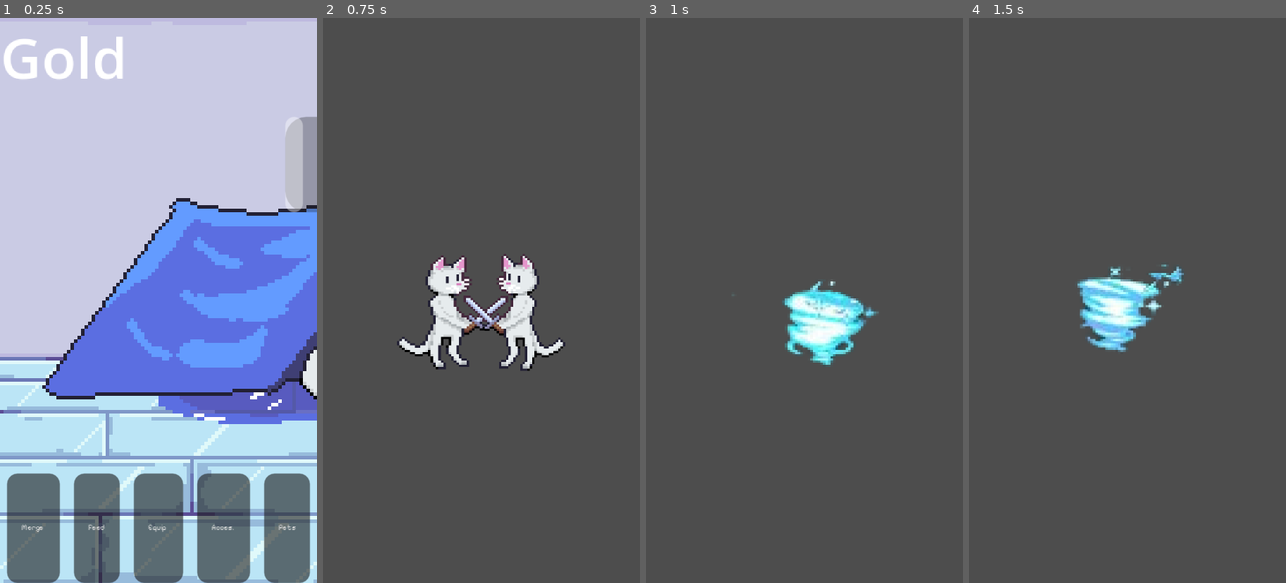
Above: before the commit, frames 1-4 (left to right).
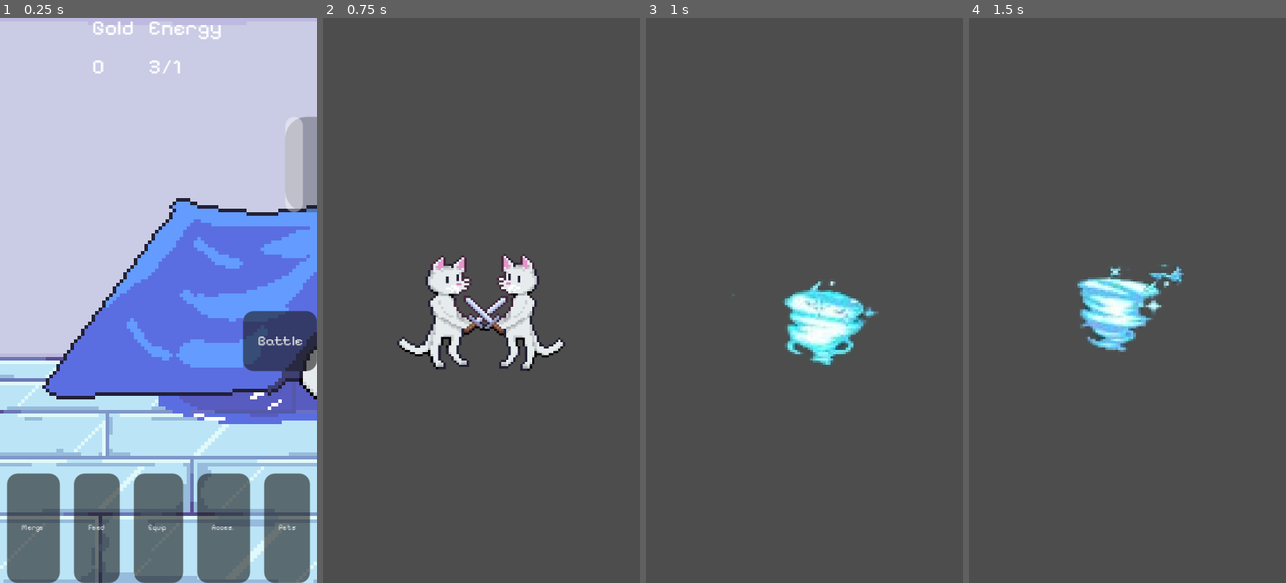
Above: after the commit, the same moments.

Repository: Maksim3l/PixelCats-Go
Game: Godot game, scene res://screens/idle_screen.tscn
Same seed, same stepped clock (60 frames per second), same inputs: the game is played once before the commit and once after it. This scene is started directly instead of the project's main scene.
Inputs:
- Up to frame 1 (0.25 s): no input
- Up to frame 2 (0.75 s): click "Merge" at 0.5 s
- Up to frame 3 (1 s): no input
- Up to frame 4 (1.5 s): hold Right (move_right) from 1.28 s (still down)

The runs differ from the first frame. In frame 1, 3.9% of the frame differs, in the area x 1-100%, y 0-63%; in frame 2, nothing differs; in frame 3, nothing differs; in frame 4, nothing differs.

Commit message:
feat: (logic) finished implementing idle screen
finished inplementing idle screen including the ui and energy

Diff:
--- a/data/PlayerSave.tres
+++ b/data/PlayerSave.tres
@@ -1,14 +1,16 @@
-[gd_resource type="Resource" script_class="PlayerData" load_steps=2 format=3 uid="uid://dh0lfsmqs8wyx"]
+[gd_resource type="Resource" script_class="PlayerData" load_steps=2 format=3]
 
-[ext_resource type="Script" uid="uid://dq7snk8jto3g1" path="res://resources/player_data.gd" id="1_pq5a0"]
+[ext_resource type="Script" path="res://resources/player_data.gd" id="1_pq5a0"]
 
 [resource]
 script = ExtResource("1_pq5a0")
 max_health = 100
-current_health = 100
+current_health = -3
 attack = 10
 defense = 5
 gold = 0
 experience = 0
 level = 1
+arena_level = 0
+energy = 1
 position = Vector2(0, 0)
--- a/resources/player_data.gd
+++ b/resources/player_data.gd
@@ -11,13 +11,15 @@
 @export var experience: int = 0
 @export var level: int = 1
 @export var arena_level: int = ArenaLevel.BATHROOM
+@export var energy: int = 3
 
 # Optional: Add a position property to save player's position
 @export var position: Vector2 = Vector2.ZERO
 
 func _init(p_max_health = 100, p_current_health = 100, p_attack = 10,
 		   p_defense = 5, p_gold = 0, p_experience = 0,
-		   p_level = 1, p_arena_level = ArenaLevel.BATHROOM, p_position = Vector2.ZERO):
+		   p_level = 1, p_arena_level = ArenaLevel.BATHROOM,
+		   p_energy = 3, p_position = Vector2.ZERO):
 	max_health = p_max_health
 	current_health = p_current_health
 	attack = p_attack
@@ -27,6 +29,7 @@
 	level = p_level
 	arena_level = p_arena_level
 	position = p_position
+	energy = p_energy
 
 # Create a new player data object from a player node
 static func from_player(player: CharacterBody2D) -> PlayerData:
@@ -38,8 +41,12 @@
 	data.gold = player.gold
 	data.experience = player.experience
 	data.level = player.level
-	data.arena_level = player.arena_level if player.has("arena_level") else ArenaLevel.BATHROOM
+	if "arena_level" in player:
+		data.arena_level = player.arena_level
+	else:
+		data.arena_level = ArenaLevel.BATHROOM
 	data.position = player.position
+	data.energy = player.energy
 	return data
 
 # Apply saved data to a player node
@@ -52,7 +59,7 @@
 	player.experience = experience
 	player.level = level
 	player.arena_level = arena_level
-
+	player.energy = energy
 	player.position = position
 
 	# Update health bar if it exists
--- a/screens/battle.tscn
+++ b/screens/battle.tscn
@@ -207,6 +207,7 @@
 enemy_types = Array[ExtResource("2_gfgft")]([ExtResource("4_1ra8n"), ExtResource("5_tlpw0"), ExtResource("3_t6j07"), ExtResource("6_8fcku"), ExtResource("7_qhd1f"), ExtResource("8_613gb"), ExtResource("9_aqg4e")])
 
 [node name="Organizer" type="CanvasLayer" parent="."]
+script = ExtResource("19_8fcku")
 
 [node name="Center" type="HBoxContainer" parent="Organizer"]
 anchors_preset = 8
@@ -270,7 +271,7 @@
 
 [node name="spawn_enemy" type="Node2D" parent="Organizer/CenterRight"]
 
-[node name="UI Bottom" type="HBoxContainer" parent="Organizer"]
+[node name="UIBottom" type="HBoxContainer" parent="Organizer"]
 z_index = 2
 anchors_preset = 7
 anchor_left = 0.5
@@ -285,25 +286,24 @@
 size_flags_horizontal = 4
 size_flags_vertical = 8
 theme = SubResource("Theme_1ra8n")
-script = ExtResource("19_8fcku")
-
-[node name="Merge" type="Button" parent="Organizer/UI Bottom"]
+
+[node name="Merge" type="Button" parent="Organizer/UIBottom"]
 layout_mode = 2
 text = "Merge"
 
-[node name="Feed" type="Button" parent="Organizer/UI Bottom"]
+[node name="Feed" type="Button" parent="Organizer/UIBottom"]
 layout_mode = 2
 text = "Feed"
 
-[node name="Equipment" type="Button" parent="Organizer/UI Bottom"]
+[node name="Equipment" type="Button" parent="Organizer/UIBottom"]
 layout_mode = 2
 text = "Equip"
 
-[node name="Accessories" type="Button" parent="Organizer/UI Bottom"]
+[node name="Accessories" type="Button" parent="Organizer/UIBottom"]
 layout_mode = 2
 text = "Acces."
 
-[node name="Pets" type="Button" parent="Organizer/UI Bottom"]
+[node name="Pets" type="Button" parent="Organizer/UIBottom"]
 layout_mode = 2
 text = "Pets"
 
@@ -321,9 +321,14 @@
 [connection signal="difficulty_increased" from="." to="Organizer/Center/ParallaxBackground" method="_on_battle_arena_difficulty_increased"]
 [connection signal="difficulty_increased" from="." to="Organizer/CenterLeft/player" method="_on_battle_arena_difficulty_increased"]
 [connection signal="body_entered" from="Organizer/Center/ParallaxBackground/ParallaxLayer/Switchbox" to="Organizer/Center/ParallaxBackground" method="_on_switchbox_body_entered"]
-[connection signal="pressed" from="Organizer/UI Bottom/Merge" to="Organizer/UI Bottom" method="_on_merge_pressed"]
-[connection signal="pressed" from="Organizer/UI Bottom/Feed" to="Organizer/UI Bottom" method="_on_feed_pressed"]
-[connection signal="pressed" from="Organizer/UI Bottom/Equipment" to="Organizer/UI Bottom" method="_on_equipment_pressed"]
-[connection signal="pressed" from="Organizer/UI Bottom/Accessories" to="Organizer/UI Bottom" method="_on_accessories_pressed"]
-[connection signal="pressed" from="Organizer/UI Bottom/Pets" to="Organizer/UI Bottom" method="_on_pets_pressed"]
+[connection signal="pressed" from="Organizer/UIBottom/Merge" to="Organizer" method="_on_merge_pressed"]
+[connection signal="pressed" from="Organizer/UIBottom/Merge" to="Organizer/UIBottom" method="_on_merge_pressed"]
+[connection signal="pressed" from="Organizer/UIBottom/Feed" to="Organizer" method="_on_feed_pressed"]
+[connection signal="pressed" from="Organizer/UIBottom/Feed" to="Organizer/UIBottom" method="_on_feed_pressed"]
+[connection signal="pressed" from="Organizer/UIBottom/Equipment" to="Organizer" method="_on_equipment_pressed"]
+[connection signal="pressed" from="Organizer/UIBottom/Equipment" to="Organizer/UIBottom" method="_on_equipment_pressed"]
+[connection signal="pressed" from="Organizer/UIBottom/Accessories" to="Organizer" method="_on_accessories_pressed"]
+[connection signal="pressed" from="Organizer/UIBottom/Accessories" to="Organizer/UIBottom" method="_on_accessories_pressed"]
+[connection signal="pressed" from="Organizer/UIBottom/Pets" to="Organizer" method="_on_pets_pressed"]
+[connection signal="pressed" from="Organizer/UIBottom/Pets" to="Organizer/UIBottom" method="_on_pets_pressed"]
 [connection signal="timeout" from="Timer" to="." method="_on_timer_timeout"]
--- a/screens/cat_manage.gd
+++ b/screens/cat_manage.gd
@@ -1,6 +1,8 @@
 extends Node2D
 
 @export var player_character: Node2D
+@onready var energy = $"Organizer/UITop/Energy/value"
+@onready var gold = $"Organizer/UITop/Gold/value"
 var save_file_path = "res://data/"
 var save_file_name = "PlayerSave.tres"
 var playerData = PlayerData.new()
@@ -20,3 +22,5 @@
 		player_character.nap()
 	player_character.position.x = -32
 	player_character.position.y = -80
+	energy.text = "3/" + str(data.energy)
+	gold.text = str(data.gold)
--- a/screens/idle_screen.tscn
+++ b/screens/idle_screen.tscn
@@ -189,17 +189,26 @@
 a = Vector2(0, -82)
 b = Vector2(0, 76)
 
+[sub_resource type="Theme" id="Theme_o878r"]
+default_font = ExtResource("20_g8hcl")
+default_font_size = 4
+
+[sub_resource type="Theme" id="Theme_vtkis"]
+default_font = ExtResource("20_g8hcl")
+default_font_size = 6
+
 [sub_resource type="Theme" id="Theme_uugju"]
 default_font = ExtResource("20_g8hcl")
 default_font_size = 2
 
 [node name="IdleScreen" type="Node2D" node_paths=PackedStringArray("player_character")]
 script = ExtResource("1_2qr8l")
-player_character = NodePath("Organizer/Center/ParallaxBackground/ParallaxLayer3/player")
+player_character = NodePath("Organizer/CenterBG/ParallaxBackground/ParallaxLayer3/player")
 
 [node name="Organizer" type="CanvasLayer" parent="."]
-
-[node name="Center" type="HBoxContainer" parent="Organizer"]
+script = ExtResource("21_54kng")
+
+[node name="CenterBG" type="HBoxContainer" parent="Organizer"]
 anchors_preset = 8
 anchor_left = 0.5
 anchor_top = 0.5
@@ -215,56 +224,86 @@
 size_flags_vertical = 4
 alignment = 1
 
-[node name="ParallaxBackground" type="ParallaxBackground" parent="Organizer/Center"]
+[node name="ParallaxBackground" type="ParallaxBackground" parent="Organizer/CenterBG"]
 script = ExtResource("1_36nmi")
 
-[node name="ParallaxLayer" type="ParallaxLayer" parent="Organizer/Center/ParallaxBackground"]
+[node name="ParallaxLayer" type="ParallaxLayer" parent="Organizer/CenterBG/ParallaxBackground"]
 motion_mirroring = Vector2(180, 0)
 
-[node name="BG" type="AnimatedSprite2D" parent="Organizer/Center/ParallaxBackground/ParallaxLayer"]
+[node name="BG" type="AnimatedSprite2D" parent="Organizer/CenterBG/ParallaxBackground/ParallaxLayer"]
 texture_filter = 1
 sprite_frames = SubResource("SpriteFrames_cq4eh")
 animation = &"boss"
 
-[node name="Switchbox" type="Area2D" parent="Organizer/Center/ParallaxBackground/ParallaxLayer"]
-
-[node name="CollisionShape2D" type="CollisionShape2D" parent="Organizer/Center/ParallaxBackground/ParallaxLayer/Switchbox"]
+[node name="Switchbox" type="Area2D" parent="Organizer/CenterBG/ParallaxBackground/ParallaxLayer"]
+
+[node name="CollisionShape2D" type="CollisionShape2D" parent="Organizer/CenterBG/ParallaxBackground/ParallaxLayer/Switchbox"]
 modulate = Color(0.223529, 1, 1, 1)
 position = Vector2(92, 4)
 shape = SubResource("SegmentShape2D_oeyb8")
 
-[node name="ParallaxLayer2" type="ParallaxLayer" parent="Organizer/Center/ParallaxBackground"]
+[node name="ParallaxLayer2" type="ParallaxLayer" parent="Organizer/CenterBG/ParallaxBackground"]
 position = Vector2(90, 80)
 
-[node name="Sprite2D" type="Sprite2D" parent="Organizer/Center/ParallaxBackground/ParallaxLayer2"]
+[node name="Sprite2D" type="Sprite2D" parent="Organizer/CenterBG/ParallaxBackground/ParallaxLayer2"]
 position = Vector2(0, -68)
 texture = ExtResource("20_24gff")
 
-[node name="ParallaxLayer3" type="ParallaxLayer" parent="Organizer/Center/ParallaxBackground"]
+[node name="ParallaxLayer3" type="ParallaxLayer" parent="Organizer/CenterBG/ParallaxBackground"]
 position = Vector2(90, 80)
 
-[node name="player" parent="Organizer/Center/ParallaxBackground/ParallaxLayer3" instance=ExtResource("22_o878r")]
+[node name="player" parent="Organizer/CenterBG/ParallaxBackground/ParallaxLayer3" instance=ExtResource("22_o878r")]
 position = Vector2(-28, -80)
 
-[node name="UI Top" type="HBoxContainer" parent="Organizer"]
-offset_right = 40.0
+[node name="UICenter" type="HBoxContainer" parent="Organizer"]
+offset_left = 69.0
+offset_top = 83.0
+offset_right = 90.0
+offset_bottom = 100.0
+size_flags_horizontal = 8
+size_flags_vertical = 4
+theme = SubResource("Theme_o878r")
+alignment = 2
+
+[node name="Battle" type="Button" parent="Organizer/UICenter"]
+layout_mode = 2
+text = "Battle
+"
+
+[node name="UITop" type="HBoxContainer" parent="Organizer"]
+offset_right = 90.0
 offset_bottom = 40.0
-
-[node name="Gold" type="VBoxContainer" parent="Organizer/UI Top"]
+size_flags_horizontal = 4
+theme = SubResource("Theme_vtkis")
+alignment = 1
+
+[node name="Gold" type="VBoxContainer" parent="Organizer/UITop"]
 layout_direction = 2
 layout_mode = 2
 size_flags_horizontal = 4
 size_flags_vertical = 0
 
-[node name="txt" type="Label" parent="Organizer/UI Top/Gold"]
-layout_mode = 2
-text = "Gold
-"
-
-[node name="value" type="Label" parent="Organizer/UI Top/Gold"]
-layout_mode = 2
-
-[node name="UI Bottom" type="HBoxContainer" parent="Organizer"]
+[node name="txt" type="Label" parent="Organizer/UITop/Gold"]
+layout_mode = 2
+text = "Gold"
+
+[node name="value" type="Label" parent="Organizer/UITop/Gold"]
+layout_mode = 2
+
+[node name="Energy" type="VBoxContainer" parent="Organizer/UITop"]
+layout_direction = 2
+layout_mode = 2
+size_flags_horizontal = 4
+size_flags_vertical = 0
+
+[node name="txt" type="Label" parent="Organizer/UITop/Energy"]
+layout_mode = 2
+text = "Energy"
+
+[node name="value" type="Label" parent="Organizer/UITop/Energy"]
+layout_mode = 2
+
+[node name="UIBottom" type="HBoxContainer" parent="Organizer"]
 z_index = 2
 anchors_preset = 7
 anchor_left = 0.5
@@ -279,25 +318,24 @@
 size_flags_horizontal = 4
 size_flags_vertical = 8
 theme = SubResource("Theme_uugju")
-script = ExtResource("21_54kng")
-
-[node name="Merge" type="Button" parent="Organizer/UI Bottom"]
+
+[node name="Merge" type="Button" parent="Organizer/UIBottom"]
 layout_mode = 2
 text = "Merge"
 
-[node name="Feed" type="Button" parent="Organizer/UI Bottom"]
+[node name="Feed" type="Button" parent="Organizer/UIBottom"]
 layout_mode = 2
 text = "Feed"
 
-[node name="Equipment" type="Button" parent="Organizer/UI Bottom"]
+[node name="Equipment" type="Button" parent="Organizer/UIBottom"]
 layout_mode = 2
 text = "Equip"
 
-[node name="Accessories" type="Button" parent="Organizer/UI Bottom"]
+[node name="Accessories" type="Button" parent="Organizer/UIBottom"]
 layout_mode = 2
 text = "Acces."
 
-[node name="Pets" type="Button" parent="Organizer/UI Bottom"]
+[node name="Pets" type="Button" parent="Organizer/UIBottom"]
 layout_mode = 2
 text = "Pets"
 
@@ -307,9 +345,15 @@
 limit_bottom = 600
 script = ExtResource("22_36nmi")
 
-[connection signal="body_entered" from="Organizer/Center/ParallaxBackground/ParallaxLayer/Switchbox" to="Organizer/Center/ParallaxBackground" method="_on_switchbox_body_entered"]
-[connection signal="pressed" from="Organizer/UI Bottom/Merge" to="Organizer/UI Bottom" method="_on_merge_pressed"]
-[connection signal="pressed" from="Organizer/UI Bottom/Feed" to="Organizer/UI Bottom" method="_on_feed_pressed"]
-[connection signal="pressed" from="Organizer/UI Bottom/Equipment" to="Organizer/UI Bottom" method="_on_equipment_pressed"]
-[connection signal="pressed" from="Organizer/UI Bottom/Accessories" to="Organizer/UI Bottom" method="_on_accessories_pressed"]
-[connection signal="pressed" from="Organizer/UI Bottom/Pets" to="Organizer/UI Bottom" method="_on_pets_pressed"]
+[connection signal="body_entered" from="Organizer/CenterBG/ParallaxBackground/ParallaxLayer/Switchbox" to="Organizer/CenterBG/ParallaxBackground" method="_on_switchbox_body_entered"]
+[connection signal="pressed" from="Organizer/UICenter/Battle" to="Organizer" method="_on_battle_pressed"]
+[connection signal="pressed" from="Organizer/UIBottom/Merge" to="Organizer" method="_on_merge_pressed"]
+[connection signal="pressed" from="Organizer/UIBottom/Merge" to="Organizer/UIBottom" method="_on_merge_pressed"]
+[connection signal="pressed" from="Organizer/UIBottom/Feed" to="Organizer" method="_on_feed_pressed"]
+[connection signal="pressed" from="Organizer/UIBottom/Feed" to="Organizer/UIBottom" method="_on_feed_pressed"]
+[connection signal="pressed" from="Organizer/UIBottom/Equipment" to="Organizer" method="_on_equipment_pressed"]
+[connection signal="pressed" from="Organizer/UIBottom/Equipment" to="Organizer/UIBottom" method="_on_equipment_pressed"]
+[connection signal="pressed" from="Organizer/UIBottom/Accessories" to="Organizer" method="_on_accessories_pressed"]
+[connection signal="pressed" from="Organizer/UIBottom/Accessories" to="Organizer/UIBottom" method="_on_accessories_pressed"]
+[connection signal="pressed" from="Organizer/UIBottom/Pets" to="Organizer" method="_on_pets_pressed"]
+[connection signal="pressed" from="Organizer/UIBottom/Pets" to="Organizer/UIBottom" method="_on_pets_pressed"]
--- a/scripts/creature/player.gd
+++ b/scripts/creature/player.gd
@@ -12,6 +12,7 @@
 var attack: int = playerData.attack
 var defense: int = playerData.defense
 var gold: int = playerData.gold
+var energy: int = playerData.energy
 var experience: int = playerData.experience
 var level: int = playerData.level
 
@@ -141,6 +142,8 @@
 		particles.emitting = true
 
 func die():
+	energy -= 1
+	save_game()
 	get_tree().change_scene_to_file("res://screens/idle_screen.tscn")
 
 
--- a/scripts/ui_action.gd
+++ b/scripts/ui_action.gd
@@ -1,10 +1,10 @@
-extends HBoxContainer
+extends CanvasLayer
 
-@onready var mbtn = $Merge
-@onready var fbtn = $Feed
-@onready var ebtn = $Equipment
-@onready var abtn = $Accessories
-@onready var pbtn = $Pets
+@onready var mbtn = $UIBottom/Merge
+@onready var fbtn = $UIBottom/Feed
+@onready var ebtn = $UIBottom/Equipment
+@onready var abtn = $UIBottom/Accessories
+@onready var pbtn = $UIBottom/Pets
 
 var custom_font = preload("res://resources/pixel_sans.ttf")
 
@@ -36,3 +36,7 @@
 
 func _on_pets_pressed():
 	pass # Replace with function body.
+
+
+func _on_battle_pressed():
+	get_tree().change_scene_to_file("res://screens/battle.tscn")
Not shown: 1 places in screens/idle_screen.tscn that only renumber resources
